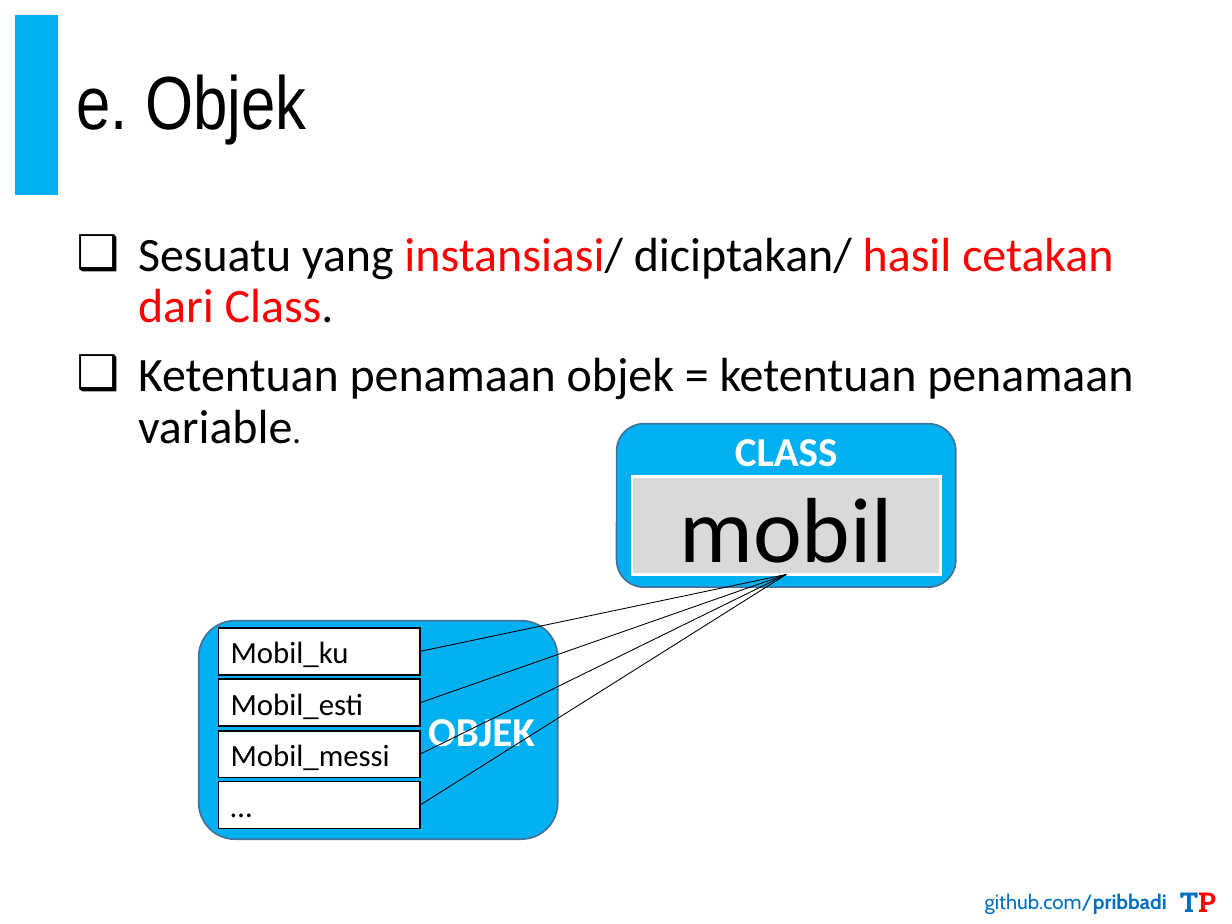
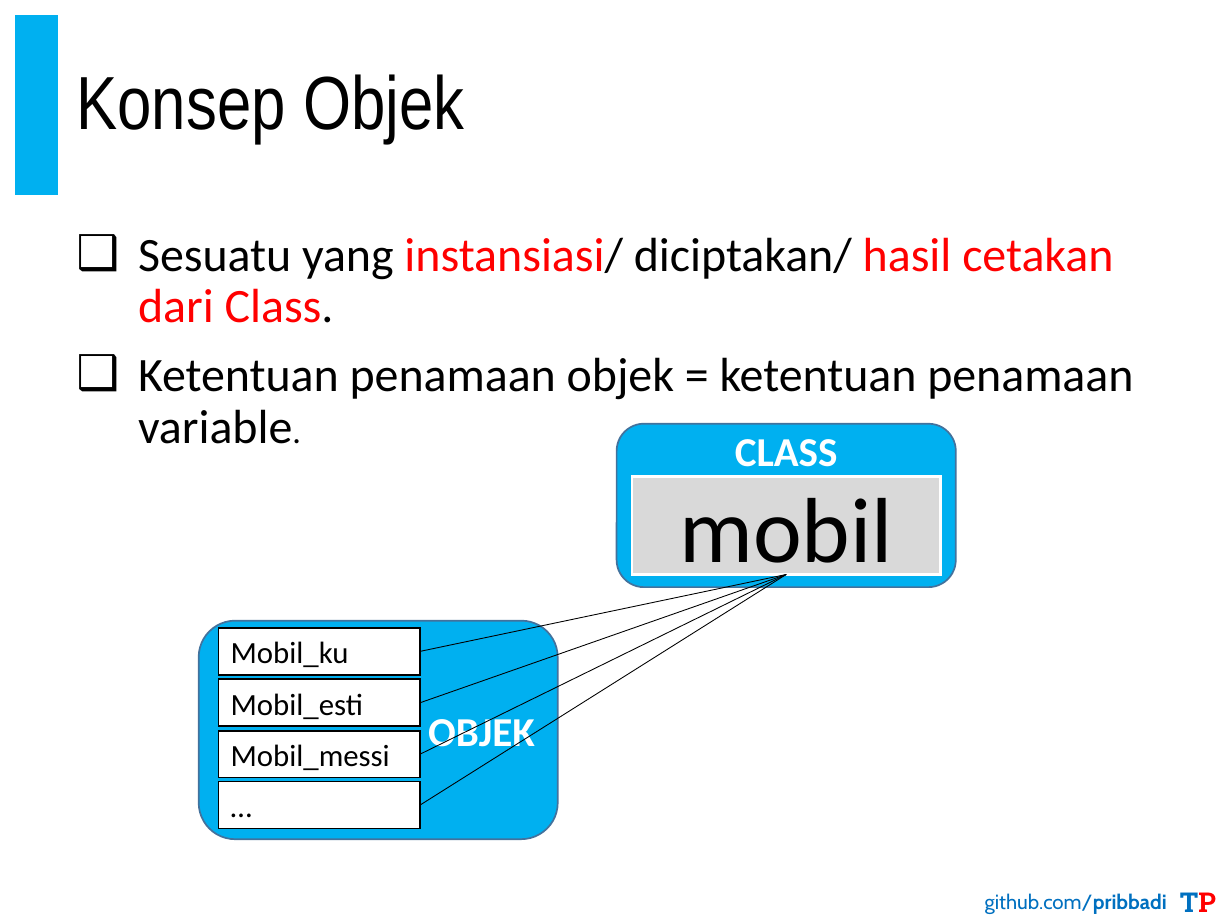
Before and after one commit to pribbadi/PBO-TI20192020-3-4, a slide deck: slide 21 of 1. Bahan Ajar/PribadiTeguh-PBO-TI20192020-3-4-03.Pengenalan Pemrograman PBO.pptx (slide 17 before the commit). Drawn at 1232x924 pixels with LibreOffice and Linux fonts; fonts in the diff are those of the drawing. Boxes give left, top, right and bottom in pixels: in the first picture for what was removed or moved away, otherwise in the second. Text is boxed around its words. In the diff, an @@ line names an element or a change of style, - is before the commit and + after.

```diff
--- a/1. Bahan Ajar/PribadiTeguh-PBO-TI20192020-3-4-03.Pengenalan Pemrograman PBO.pptx
+++ b/1. Bahan Ajar/PribadiTeguh-PBO-TI20192020-3-4-03.Pengenalan Pemrograman PBO.pptx
@@ title at box(76, 74, 464, 143): text changed @@
-e. Objek
+Konsep Objek
```
Also in this commit, not shown: 6 other slides changed, 4 slides added, 13 slides removed, 43 other files.
